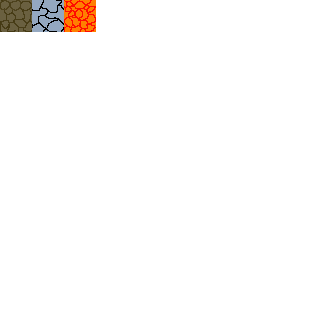
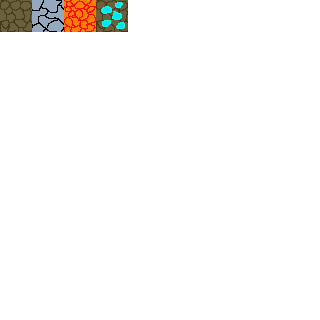
Layers edited between the first and the second (320, 320) image:
renamed "Background" to "Gems", moved it above "Lava", painted on it over [96,0,128,32]
